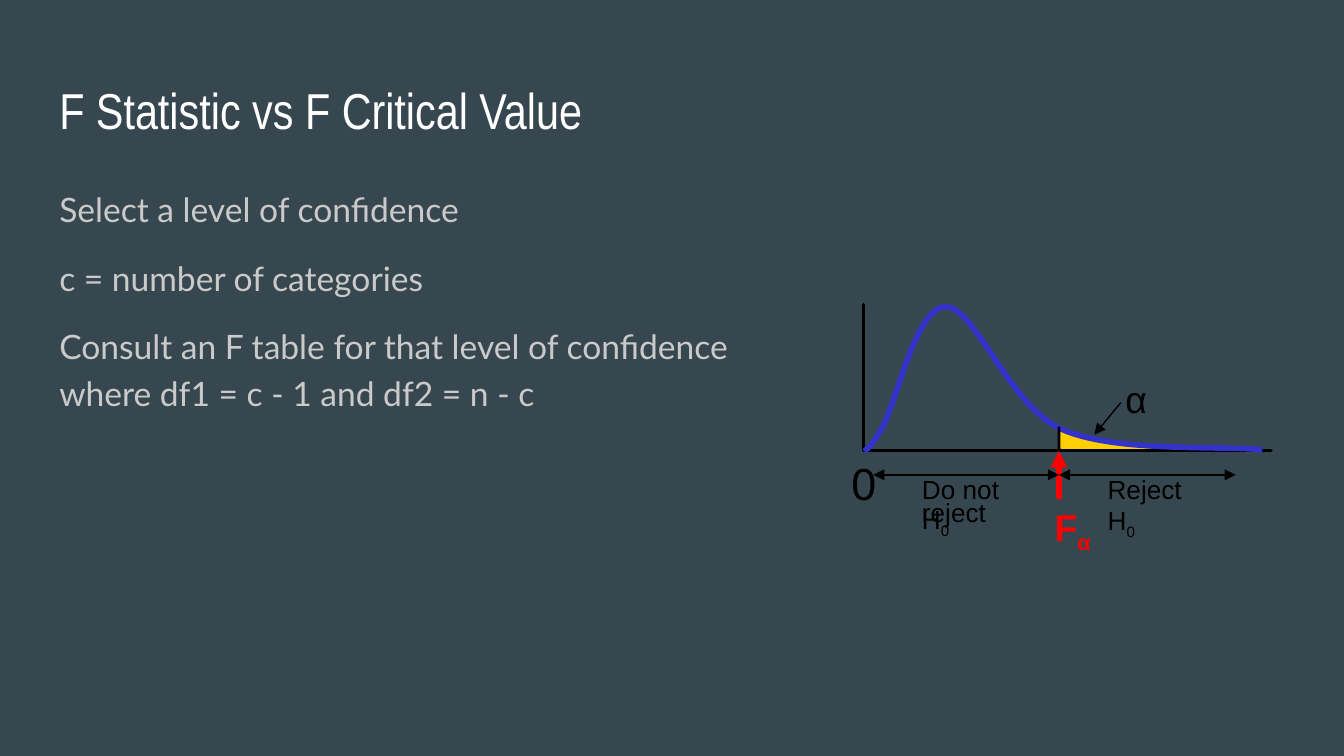
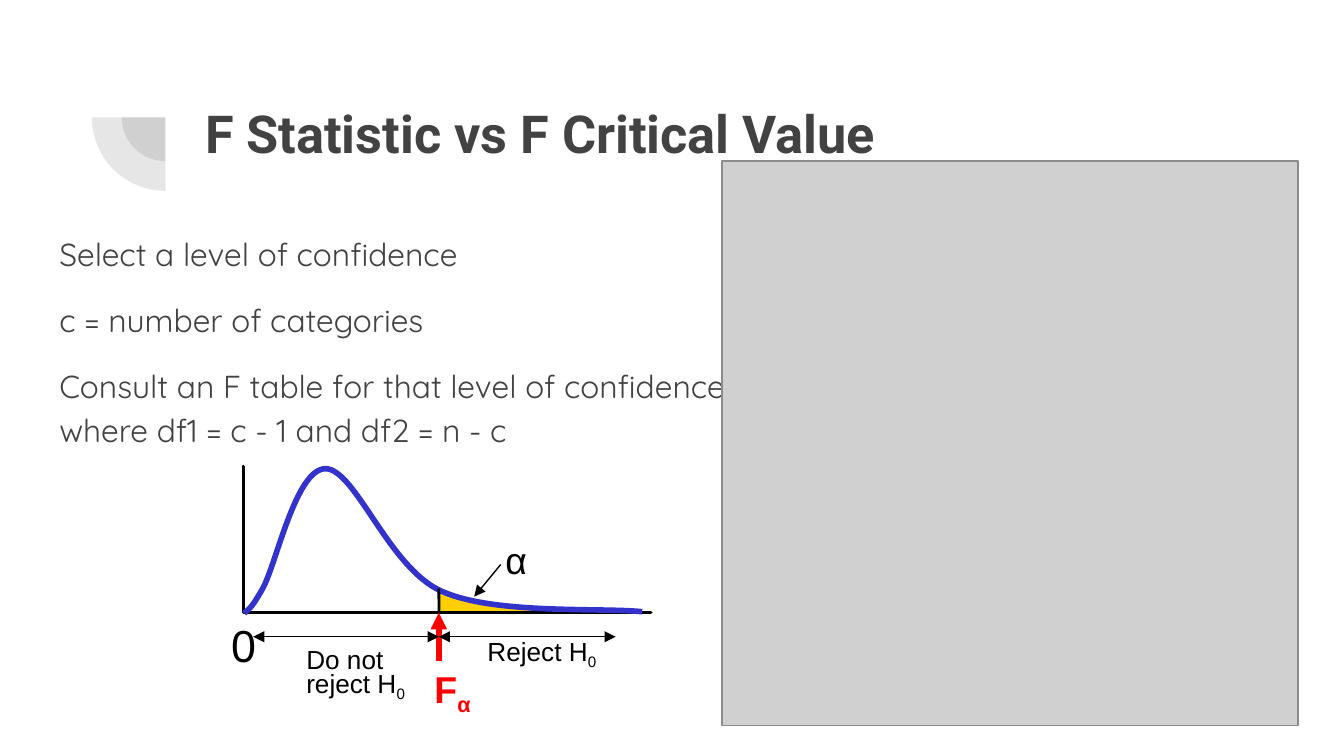
Before and after one commit to rjwrobel86/Python4Statistics, a slide deck: slide 12 of Stuff For Class/Slides/ANOVA.pptx (slide 7 before the commit). Drawn at 1344x756 pixels with LibreOffice and Linux fonts; fonts in the diff are those of the drawing; grey boxes stand for pictures. Boxes give left, top, right and bottom in pixels: in the first picture for what was removed or moved away, otherwise in the second. Text is boxed around its words. In the diff, an @@ line names an element or a change of style, - is before the commit and + after.

```diff
--- a/Stuff For Class/Slides/ANOVA.pptx
+++ b/Stuff For Class/Slides/ANOVA.pptx
@@ background #37474F to #FFFFFF @@
@@ pie slice (boxed as its full ellipse) added at [91, 44, 238, 191], fill #424242 at 13% opacity @@
@@ pie slice (boxed as its full ellipse) added at [122, 74, 210, 161], fill #424242 at 13% opacity @@
@@ title "F Statistic vs F Critical ...": place and size @@
-title "F Statistic vs F Critical ..." at [59, 92, 582, 130]
+title "F Statistic vs F Critical ..." at [205, 114, 875, 166]
@@ title "F Statistic vs F Critical ..." at [205, 114, 875, 166]: size 27 to 28 pt, font Arial Narrow to Roboto, text colour #FFFFFF to #424242, bold on @@
@@ picture added at [722, 161, 1298, 726] @@
@@ text "Select a level of confidence": place and size @@
-text "Select a level of confidence" at [59, 197, 728, 406]
+text "Select a level of confidence" at [59, 242, 725, 443]
@@ text "Select a level of confidence" at [59, 242, 725, 443]: size 18 to 17 pt, font Lato to Quicksand, text colour #CACACA to #424242 @@
@@ 2 freeform shapes, 1 text, 1 arrow: place and size @@
-2 freeform shapes, 1 text, 1 arrow at [864, 305, 1271, 453]
+2 freeform shapes, 1 text, 1 arrow at [243, 466, 650, 614]
@@ text "Reject H0": place and size @@
-text "Reject H0" at [1108, 480, 1182, 504]
+text "Reject H0" at [487, 642, 561, 667]
@@ 2 texts, 2 double arrows, 1 freeform shape, 1 arrow, 1 line: place and size @@
-2 texts, 2 double arrows, 1 freeform shape, 1 arrow, 1 line at [851, 426, 1238, 555]
+2 texts, 2 double arrows, 1 freeform shape, 1 arrow, 1 line at [231, 589, 618, 718]
@@ text "Do not": place and size @@
-text "Do not" at [922, 481, 999, 528]
+text "Do not" at [306, 651, 383, 699]
```
Also in this commit, not shown: 10 other slides changed, 8 slides added, 4 slides removed, 25 other files.
